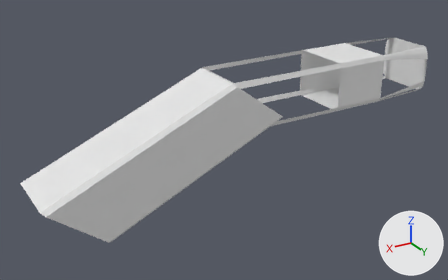
A saved change to the OBJ model counterpart-cupid/Assets/Meshes/grapplegun.obj.
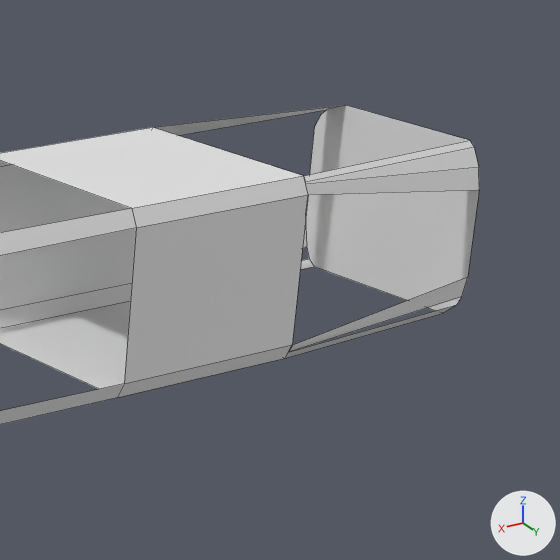
Each version is shown whole from a 50 mm camera at (1.759, 4.134, 2.723) aimed at (-0.62, 0.169, 0.741), then close up on the part from 68% to 100% of the width and 4% to 54% of the height. Arrows for +X, +Y and +Z are at lower right; the lights stay in place. The close-ups show mesh edges as thin lines. Where no turn or scale is listed for an object, it has been applied to the vertices. Vertices at the same position are counted once.
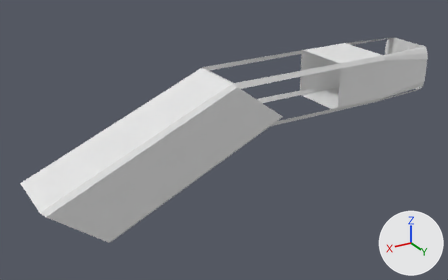
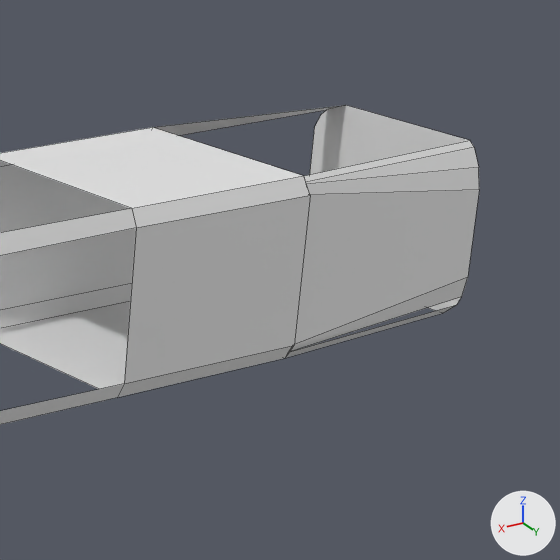
What differs and where, as boxes (x1, y1, x2, y2) in the close-ups (560 x 560 px):
part 1 of me_cube, built on: before (306, 167, 479, 195); after (295, 167, 479, 344)

Edits to the bpy script that builds the scene:
```text
Change me_cube:
    where me_cube.from_pydata(...)  # 61 vertices, 32 faces; spans x -2.53..0.97, y -0.05..0.51, z 0.31..1.32
    used by ob_cube; location = (0.0, 0.0, 0.0)
    verts and faces of me_cube; kept vertices keep their numbers, new ones are numbered from 61
    before: 24 (-2.0, 0.49, 1.28) at pixel (308, 194), 29 (-2.0, 0.49, 0.95) at pixel (292, 344), 36 (-2.53, 0.49, 1.22) at pixel (479, 189), 37 (-2.53, 0.48, 1.27) at pixel (478, 167), 38 (-2.0, 0.48, 1.3) at pixel (305, 184)
    before: 40 (-2.53, 0.49, 1.01) at pixel (467, 277), 41 (-2.0, 0.49, 0.95) at pixel (292, 345)
    me_cube part 1
    add delete_faces([(24, 36, 37, 38)])
    add verts[61] = (-2.0, 0.49, 1.28)
    add faces += [(24, 29, 41, 40, 36, 61), (36, 37, 38, 61)]
```
